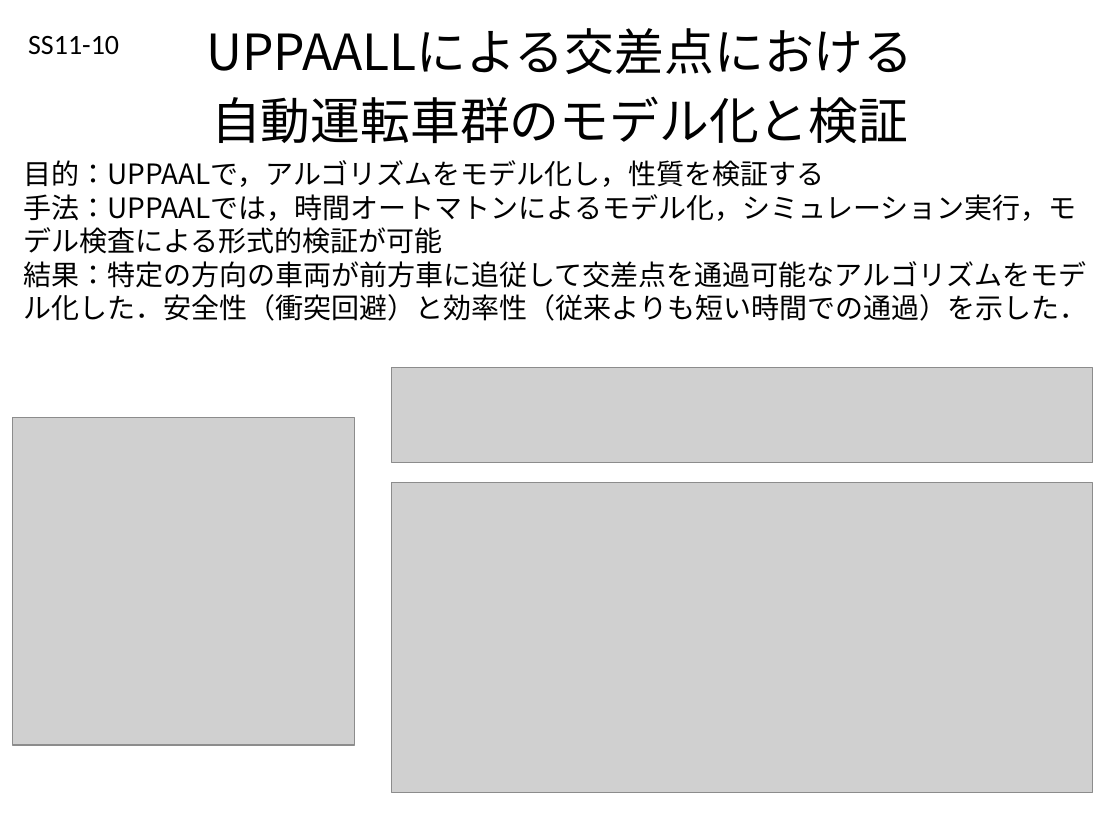
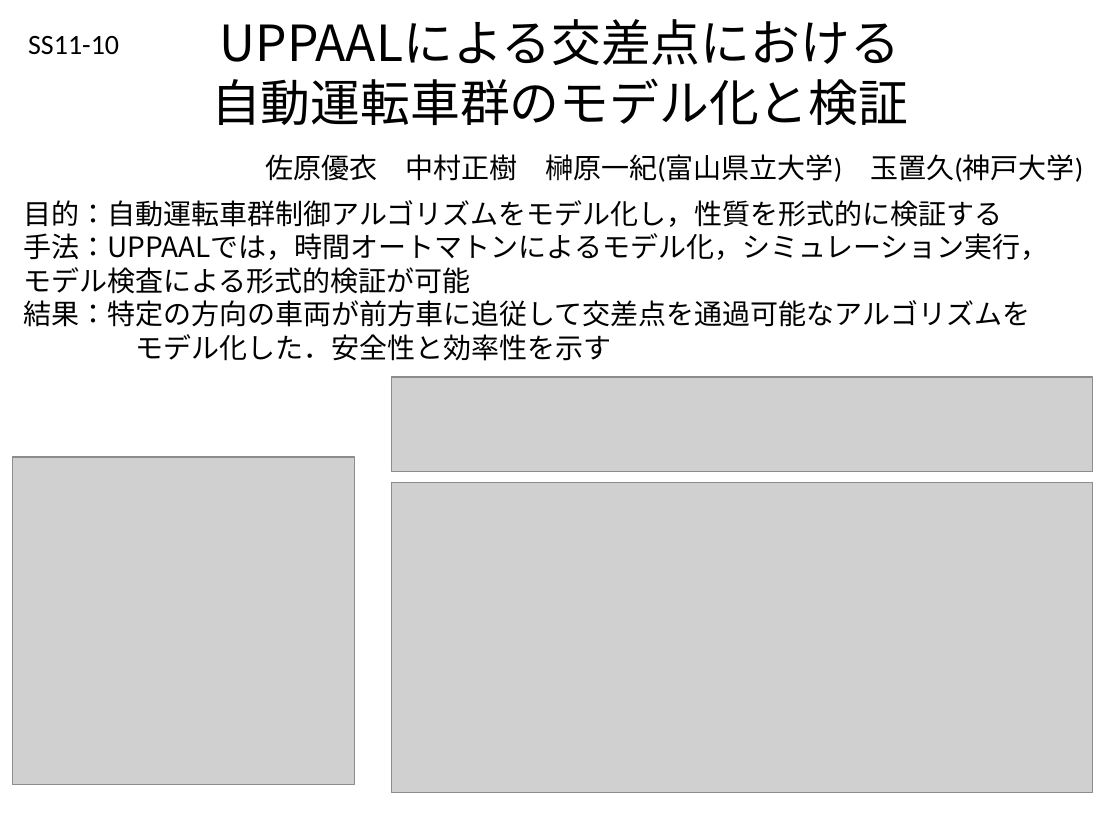
Before and after one commit to Sahara62/SSI2019, a slide deck: slide 1 of ssi19shortP.pptx. Drawn at 1120x840 pixels with LibreOffice and Linux fonts; fonts in the diff are those of the drawing; grey boxes stand for pictures. Boxes give left, top, right and bottom in pixels: in the first picture for what was removed or moved away, otherwise in the second. Text is boxed around its words. In the diff, an @@ line names an element or a change of style, - is before the commit and + after.

Commit message:
ショートプレゼン仮完成
ポスターは追従のないモデルは必要ないので追従のできる交差点についてしっかり説明を書き上げる

```diff
--- a/ssi19shortP.pptx
+++ b/ssi19shortP.pptx
@@ text at (220,19,900,65): text changed @@
-UPPAALLによる交差点における
+UPPAALによる交差点における
@@ text at (211,78,908,125): line spacing 0.9 to 28.4pt @@
@@ text added at (265,154,1083,182), 18 pt, text #000000 @@
+佐原優衣 中村正樹 榊原一紀(富山県立大学) 玉置久(神戸大学)
@@ text at (24,200,1049,361): text changed @@
-目的：UPPAALで，アルゴリズムをモデル化し，性質を検証する
-手法：UPPAALでは，時間オートマトンによるモデル化，シミュレーション実行，モデル検査による形式的検証が可能
-結果：特定の方向の車両が前方車に追従して交差点を通過可能なアルゴリズムをモデル化した．安全性（衝突回避）と効率性（従来よりも短い時間での通過）を示した．
+目的：自動運転車群制御アルゴリズムをモデル化し，性質を形式的に検証する
+手法：UPPAALでは，時間オートマトンによるモデル化，シミュレーション実行， モデル検査による形式的検証が可能
+結果：特定の方向の車両が前方車に追従して交差点を通過可能なアルゴリズムを
+モデル化した．安全性と効率性を示す
@@ picture: place and size @@
-picture at (392,367,1093,463)
+picture at (392,377,1093,473)
@@ picture: place and size @@
-picture at (12,418,354,745)
+picture at (12,457,354,784)
```
Also in this commit, not shown: 2 other files.
